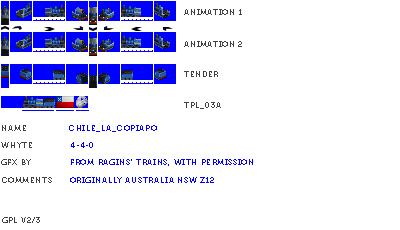
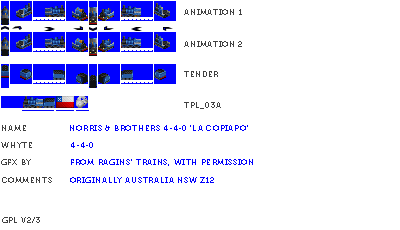
Before/after of a 400×230 layered artwork. What changed in the layer stack:
renamed "Chile_La_Copiapo" to "Norris & Brothers 4-4-0 'La Copiapo'", painted on it over [69, 125, 248, 132]
